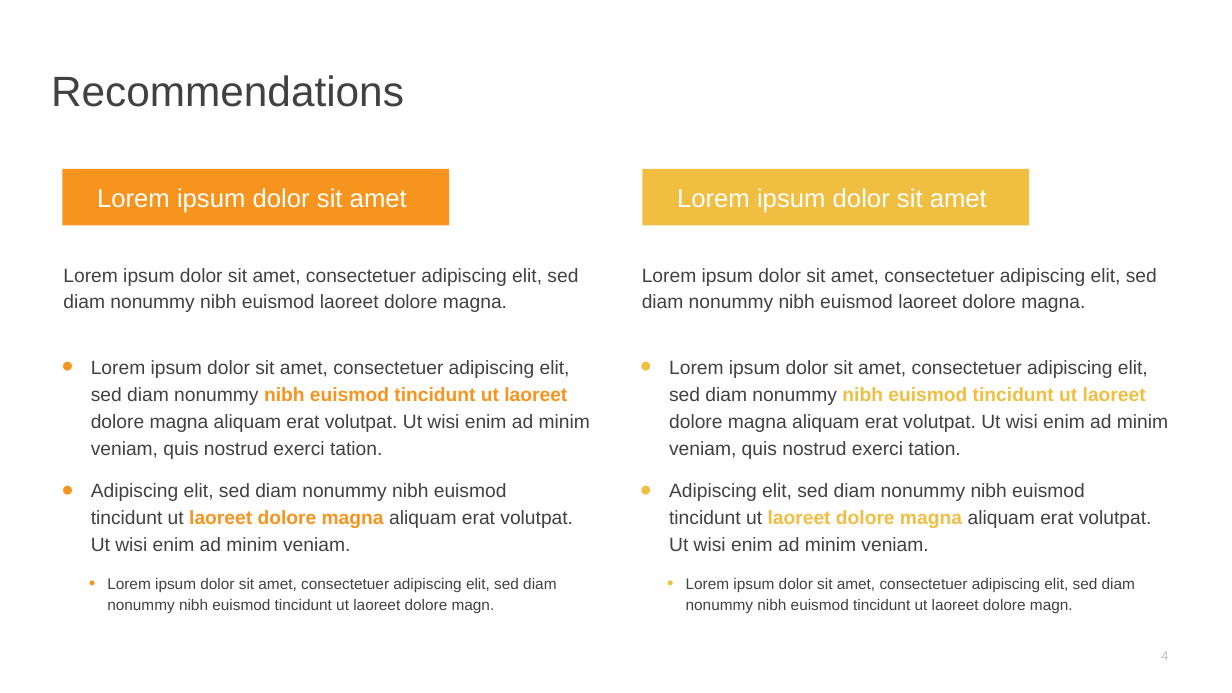
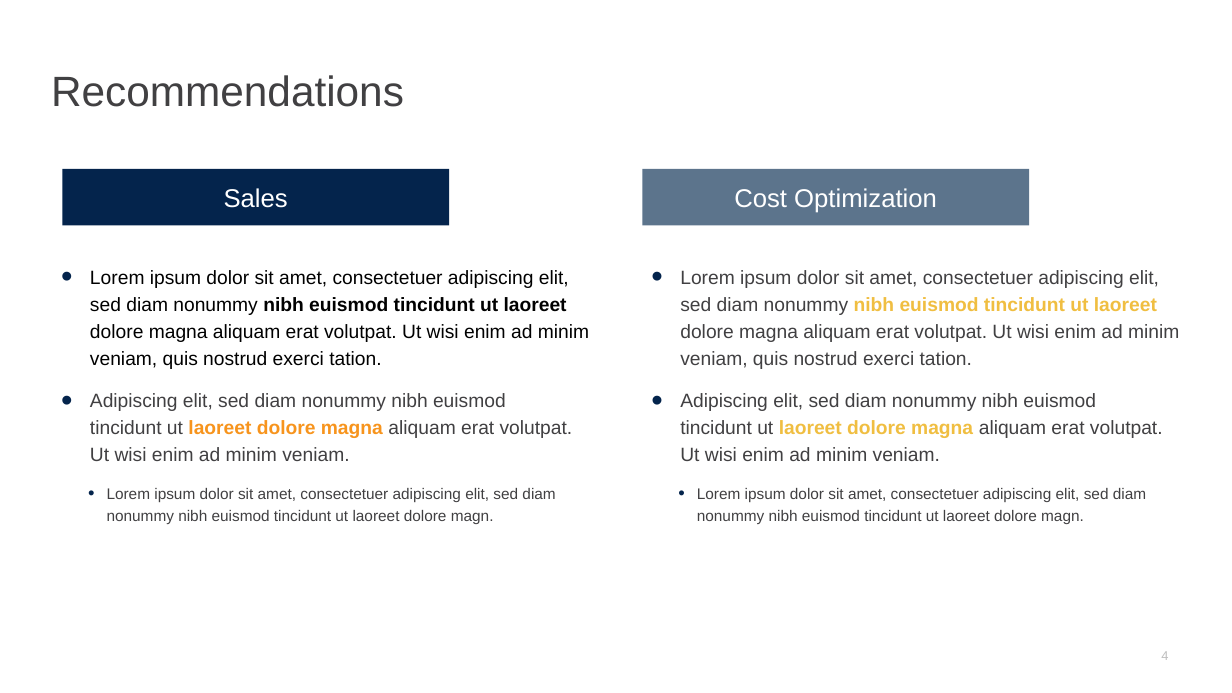
Before and after one commit to edimaudo/hackathon_coding_challenges, a slide deck: slide 4 of afp_challenge/afp_challenge_deck.pptx. Drawn at 1232x693 pixels with LibreOffice and Linux fonts; fonts in the diff are those of the drawing. Boxes give left, top, right and bottom in pixels: in the first picture for what was removed or moved away, otherwise in the second. Text is boxed around its words. In the diff, an @@ line names an element or a change of style, - is before the commit and + after.

```diff
--- a/afp_challenge/afp_challenge_deck.pptx
+++ b/afp_challenge/afp_challenge_deck.pptx
@@ rectangle "Sales" at <box>62,169,449,226</box>: fill #F7941D to #04244C @@
@@ rectangle "Cost Optimization" at <box>642,169,1030,226</box>: fill #F0BE41 to #5C748C @@
@@ text in rectangle at <box>224,188,288,208</box>: text changed @@
-Lorem ipsum dolor sit amet
+Sales
@@ text in rectangle at <box>734,188,937,213</box>: text changed @@
-Lorem ipsum dolor sit amet
+Cost Optimization
@@ text "Lorem ipsum dolor sit amet, ...": place and size @@
-text "Lorem ipsum dolor sit amet, ..." at <box>91,360,590,613</box>
+text "Lorem ipsum dolor sit amet, ..." at <box>90,270,589,524</box>
@@ text "Lorem ipsum dolor sit amet, ..." at <box>90,270,589,524</box>: text colour #414042 to #000000 in "Lorem ipsum dolor sit amet, consectetuer adipiscing ..."; text colour #F7941D to #000000 in "nibh euismod tincidunt ut laoreet"; bullet colour #F7941D to #04244C @@
@@ text removed at <box>63,268,578,312</box> @@
-Lorem ipsum dolor sit amet, consectetuer adipiscing elit, sed diam nonummy nibh euismod laoreet dolore magna.
@@ text "Lorem ipsum dolor sit amet, ...": place and size @@
-text "Lorem ipsum dolor sit amet, ..." at <box>669,360,1168,613</box>
+text "Lorem ipsum dolor sit amet, ..." at <box>680,270,1179,524</box>
@@ text "Lorem ipsum dolor sit amet, ..." at <box>680,270,1179,524</box>: bullet colour #F0BE41 to #04244C @@
@@ text removed at <box>642,268,1157,312</box> @@
-Lorem ipsum dolor sit amet, consectetuer adipiscing elit, sed diam nonummy nibh euismod laoreet dolore magna.
```
Also in this commit, not shown: 2 other slides changed, 1 slide added, 1 slide removed.
